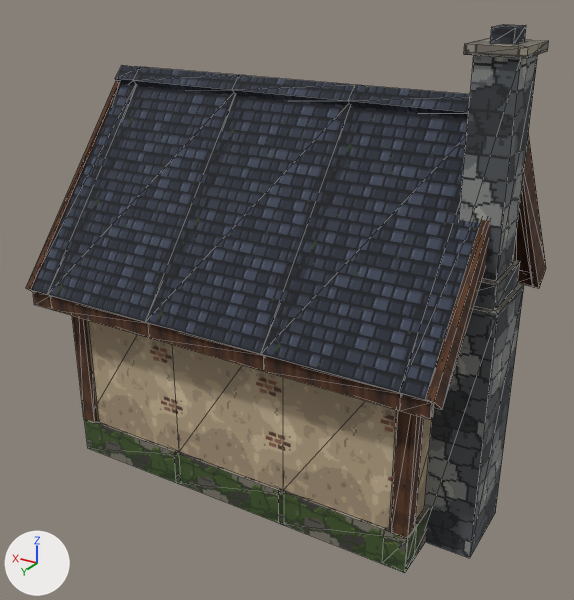
Before and after pictures for a commit that changed the glTF model Oxygen/project/Assets/MedievalVillage/Models/MV_House_A.glb.
Both versions are drawn from a 50 mm lens placed at (-6.19, 12.55, 8.04), pointed at (0.05, 2.14, 2.83). Lighting does not change. The marker at lower left points along +X, +Y and +Z. The first picture is the older version. Mesh edges are drawn as thin lines. Where no turn or scale is listed for an object, it has been applied to the vertices.

The first picture shows 'MV_Beam_Corner_A.MV_House_A.003', 'MV_Chimney_Stone_A.MV_House_A', 'MV_Foundation_Stone_2m_A.MV_House_A.003', 'MV_Foundation_Stone_2m_A.MV_House_A.005', 'MV_Roof_GableEnd_A.MV_House_A', 'MV_Roof_GableEnd_A.MV_House_A.001', 'MV_Roof_Gable_2m_A.MV_House_A', 'MV_Roof_Gable_2m_A.MV_House_A.001', 'MV_Roof_Gable_2m_A.MV_House_A.002', 'MV_Wall_Plaster_2m_A.MV_House_A', 'MV_Wall_Plaster_2m_A.MV_House_A.001', 'MV_Wall_Plaster_2m_A.MV_House_A.002', 'MV_Wall_Plaster_2m_A.MV_House_A.003' and 4 more.
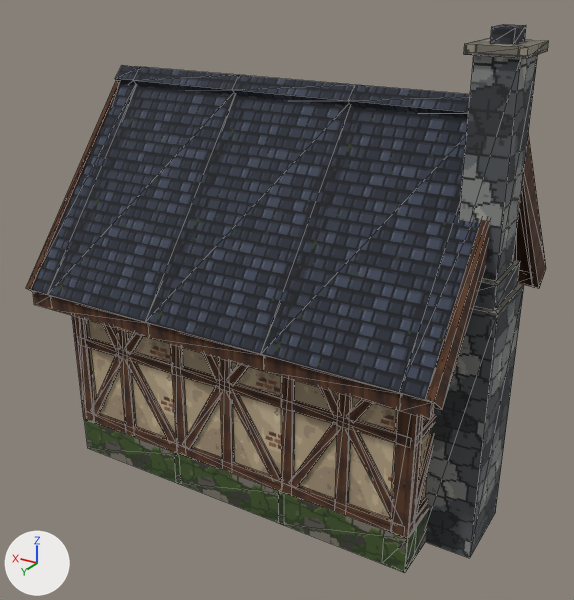
What the commit changed:
Object 'MV_Wall_Plaster_2m_A.MV_House_A' (ob_mv_wall_plaster_2m_a_mv_house_a) now shows me_mv_wall_timber_2m_a instead of me_mv_wall_plaster_2m_a.
Object 'MV_Wall_Plaster_2m_A.MV_House_A.001' (ob_mv_wall_plaster_2m_a_mv_house_a_001) now shows me_mv_wall_timber_2m_a instead of me_mv_wall_plaster_2m_a.
Object 'MV_Wall_Plaster_2m_A.MV_House_A.002' (ob_mv_wall_plaster_2m_a_mv_house_a_002) now shows me_mv_wall_timber_2m_a instead of me_mv_wall_plaster_2m_a.
Object 'MV_Wall_Plaster_2m_A.MV_House_A.003' (ob_mv_wall_plaster_2m_a_mv_house_a_003) now shows me_mv_wall_timber_2m_a instead of me_mv_wall_plaster_2m_a.

Where the change shows, as pixel boxes [x1, y1, x2, y2] in the pictures (574 x 600 px):
'MV_Wall_Plaster_2m_A.MV_House_A.002', reshaped: before [283, 377, 398, 529]; after [281, 376, 398, 532]
'MV_Wall_Plaster_2m_A.MV_House_A.001', reshaped: before [172, 345, 283, 490]; after [170, 344, 282, 492]
'MV_Wall_Plaster_2m_A.MV_House_A', reshaped: before [86, 320, 179, 451]; after [86, 320, 177, 453]
'MV_Wall_Plaster_2m_A.MV_House_A.003', reshaped (7% wider): before [389, 410, 432, 530]; after [390, 410, 436, 527]
